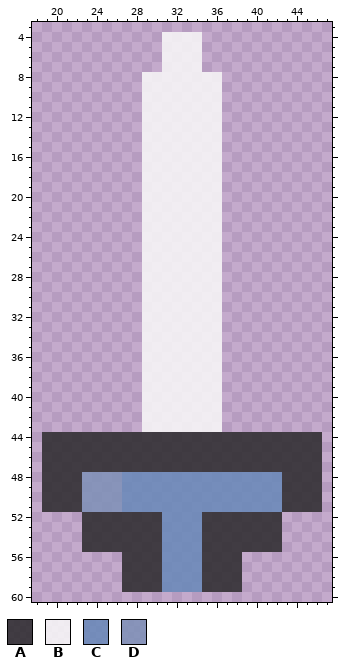
One commit to this pixel-art sprite: graphics/elements/molecules/gdq-lttp-tracker/img/sword0.png. Above, as it was before the edit.
The file is 64x64 pixels. Shown: x 18..47, y 3..60.
Palette (. is transparent): A #2c2a2cdb  B #f8f8f8db  C #6888b8db  D #7e90b7db
Pixels before, first column x 19:
 4 ............BBBB............
 5 ............BBBB............
 6 ............BBBB............
 7 ............BBBB............
 8 ..........BBBBBBBB..........
 9 ..........BBBBBBBB..........
10 ..........BBBBBBBB..........
11 ..........BBBBBBBB..........
12 ..........BBBBBBBB..........
13 ..........BBBBBBBB..........
14 ..........BBBBBBBB..........
15 ..........BBBBBBBB..........
16 ..........BBBBBBBB..........
17 ..........BBBBBBBB..........
18 ..........BBBBBBBB..........
19 ..........BBBBBBBB..........
20 ..........BBBBBBBB..........
21 ..........BBBBBBBB..........
22 ..........BBBBBBBB..........
23 ..........BBBBBBBB..........
24 ..........BBBBBBBB..........
25 ..........BBBBBBBB..........
26 ..........BBBBBBBB..........
27 ..........BBBBBBBB..........
28 ..........BBBBBBBB..........
29 ..........BBBBBBBB..........
30 ..........BBBBBBBB..........
31 ..........BBBBBBBB..........
32 ..........BBBBBBBB..........
33 ..........BBBBBBBB..........
34 ..........BBBBBBBB..........
35 ..........BBBBBBBB..........
36 ..........BBBBBBBB..........
37 ..........BBBBBBBB..........
38 ..........BBBBBBBB..........
39 ..........BBBBBBBB..........
40 ..........BBBBBBBB..........
41 ..........BBBBBBBB..........
42 ..........BBBBBBBB..........
43 ..........BBBBBBBB..........
44 AAAAAAAAAAAAAAAAAAAAAAAAAAAA
45 AAAAAAAAAAAAAAAAAAAAAAAAAAAA
46 AAAAAAAAAAAAAAAAAAAAAAAAAAAA
47 AAAAAAAAAAAAAAAAAAAAAAAAAAAA
48 AAAADDDDCCCCCCCCCCCCCCCCAAAA
49 AAAADDDDCCCCCCCCCCCCCCCCAAAA
50 AAAADDDDCCCCCCCCCCCCCCCCAAAA
51 AAAADDDDCCCCCCCCCCCCCCCCAAAA
52 ....AAAAAAAACCCCAAAAAAAA....
53 ....AAAAAAAACCCCAAAAAAAA....
54 ....AAAAAAAACCCCAAAAAAAA....
55 ....AAAAAAAACCCCAAAAAAAA....
56 ........AAAACCCCAAAA........
57 ........AAAACCCCAAAA........
58 ........AAAACCCCAAAA........
59 ........AAAACCCCAAAA........
New version:
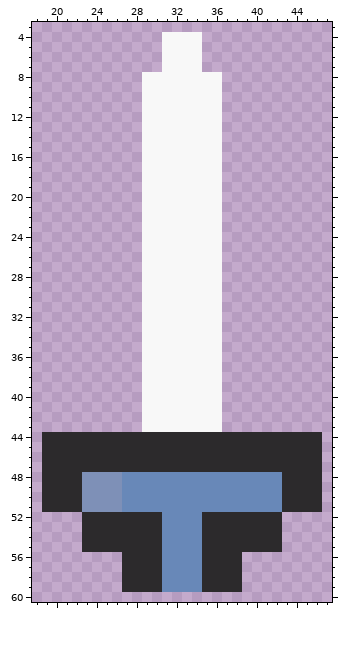
Commit message: fix(gdq-lttp-tracker): fix level0 swords and shields being too dim
Difference:
colour A: #2c2a2cdb -> #2c2a2c
colour B: #f8f8f8db -> #f8f8f8
colour C: #6888b8db -> #6888b8
colour D: #7e90b7db -> #7e90b7
